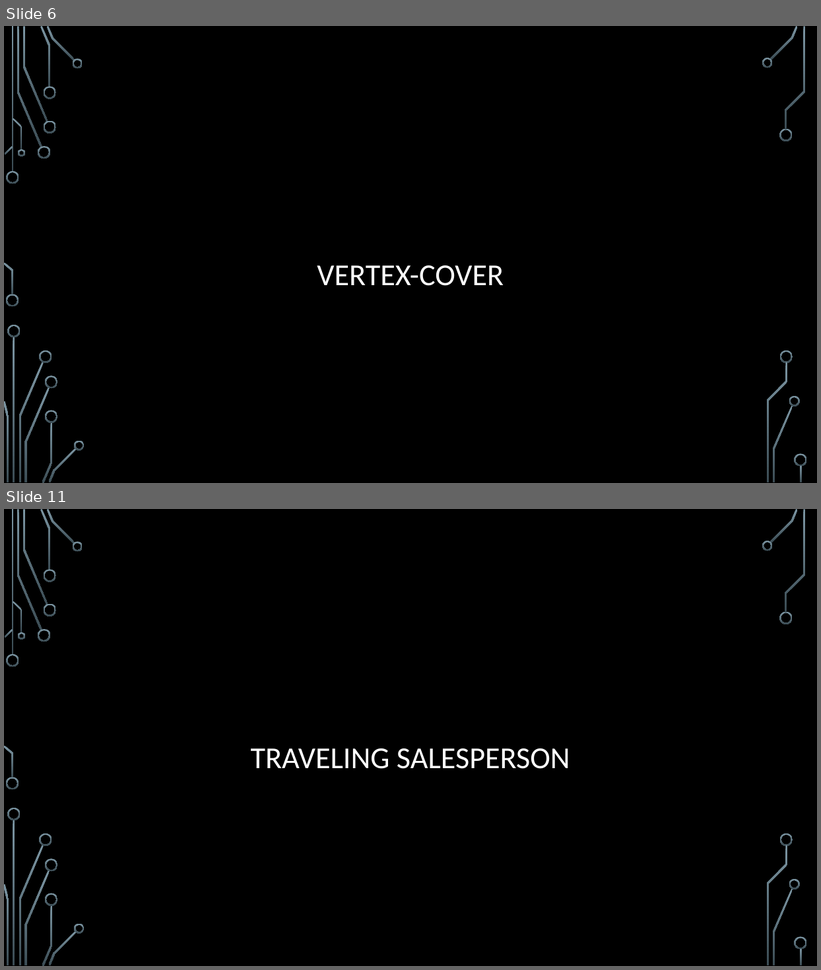
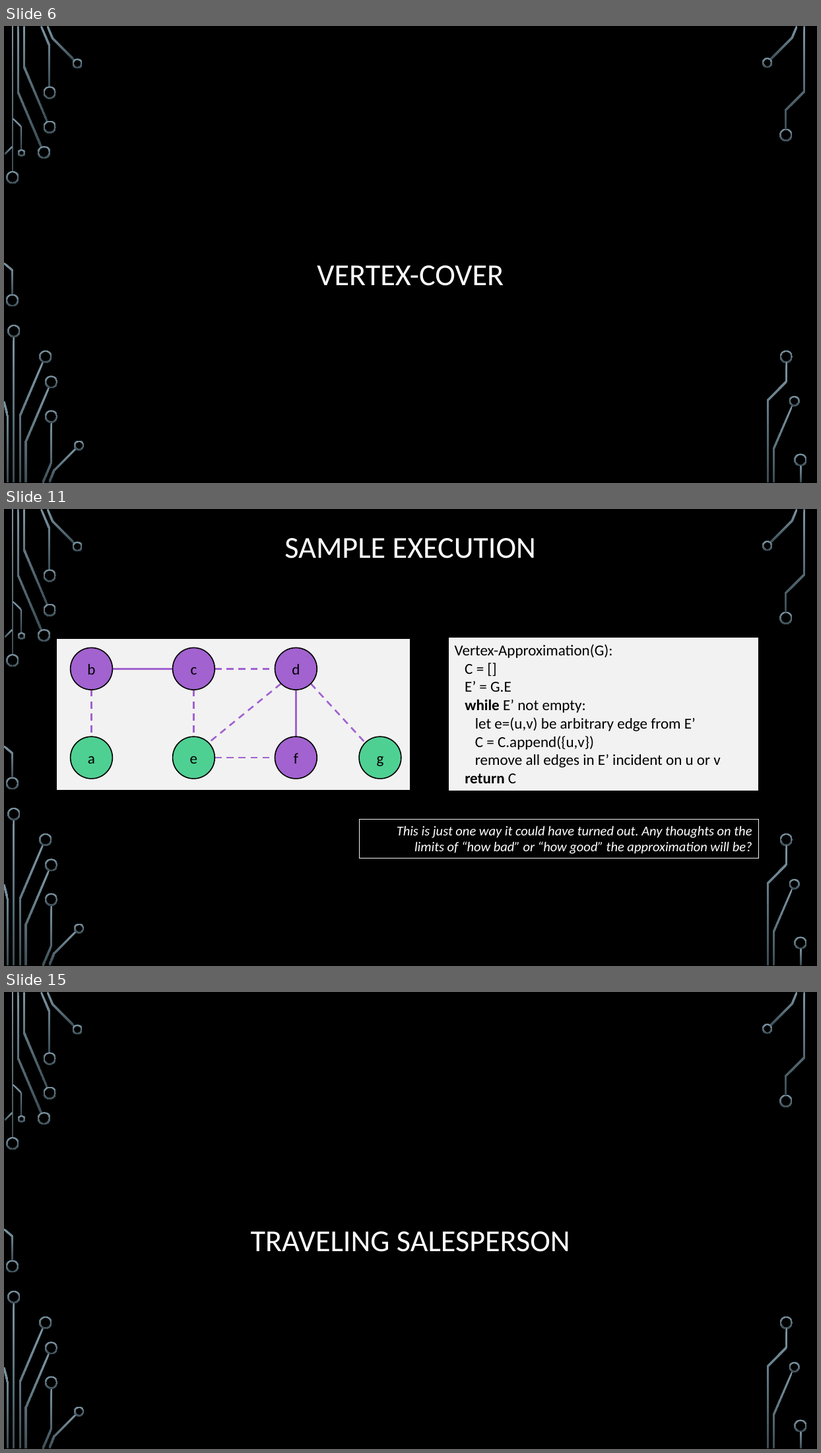
Before and after one commit to janiceeguo/advAlgo, a slide deck: slides/Approx-01-Intro.pptx. Shown one above the other, each under a label of ours: slides 6 and 11 before the commit, slides 6, 11 and 15 after it; the slides between them are not shown. The pictures are 821x970 and 821x1453 pixels, drawn with LibreOffice and Linux fonts; fonts in the diff are those of the drawing; background and template pictures are left out. Boxes give left, top, right and bottom in pixels: in the first picture for what was removed or moved away, otherwise in the second. Text is boxed around its words. In the diff, an @@ line names an element or a change of style, - is before the commit and + after.

```diff
--- a/slides/Approx-01-Intro.pptx
+++ b/slides/Approx-01-Intro.pptx
@@ slide 11 added at [4,509,817,966], background picture (left out); not listed: 36 template elements that a slide beside it also shows @@
@@ title added at [284,538,536,559], 36 pt, text #FFFFFF @@
+SAMPLE EXECUTION
@@ rectangle added at [449,638,758,791], fill #F2F2F2, outline #000000 0.75 pt, 18 pt, text #000000 @@
+Vertex-Approximation(G):
+C = []
+E’ = G.E
+while E’ not empty:
+let e=(u,v) be arbitrary edge from E’
+C = C.append({u,v})
+remove all edges in E’ incident on u or v
+return C
@@ group added at [56,638,411,791]: 8 lines, 7 ellipses, 1 rectangle @@
+b
+a
+c
+e
+d
+f
+g
@@ rectangle added at [359,819,758,859], outline #F2F2F2 0.75 pt, 16 pt, text #FFFFFF, italic @@
+This is just one way it could have turned out. Any thoughts on the limits of “how bad” or “how good” the approximation will be?
@@ what was slide 11 is now slide 15 @@
```
Also in this commit, not shown: 9 other slides added, 6 slides removed, 2 other files.
